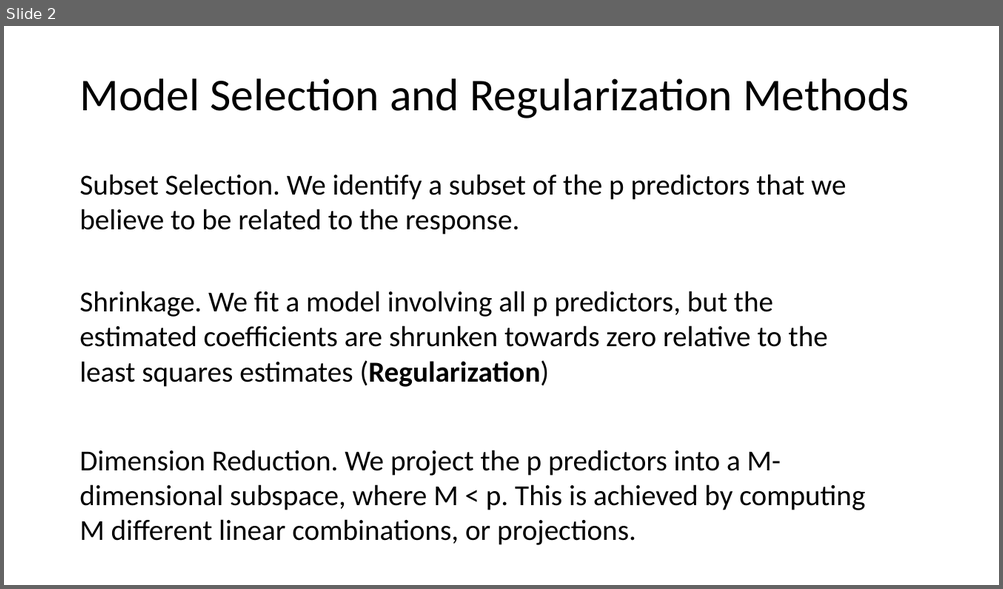
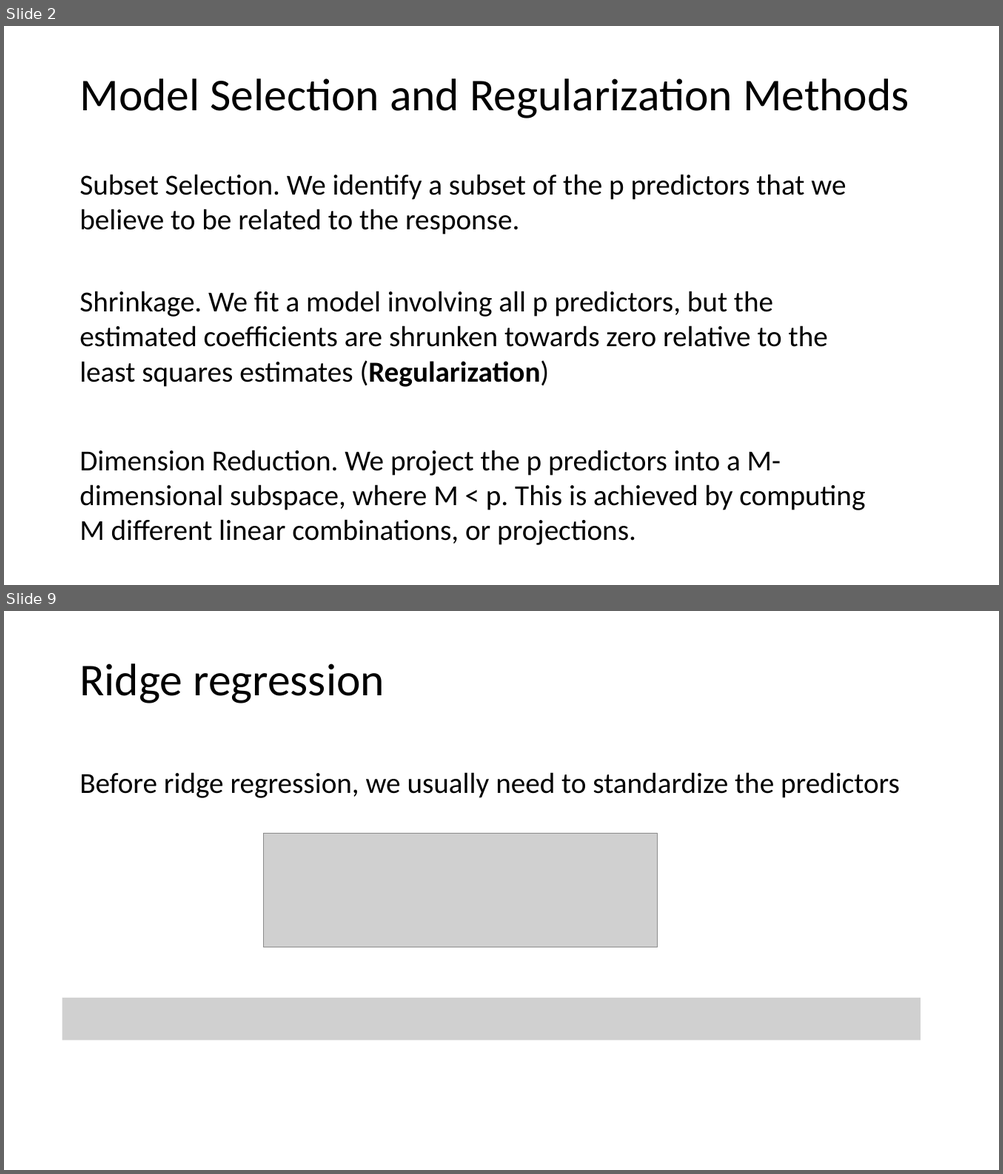
Before and after one commit to tianzheng4/tianzheng4.github.io, a slide deck: _umkc-teaching/slides/Lecture7.pptx. Shown one above the other, each under a label of ours: slide 2 before the commit, slides 2 and 9 after it; the slides between them are not shown. The pictures are 1003x589 and 1003x1174 pixels, drawn with LibreOffice and Linux fonts; fonts in the diff are those of the drawing; grey boxes stand for pictures. Boxes give left, top, right and bottom in pixels: in the first picture for what was removed or moved away, otherwise in the second. Text is boxed around its words. In the diff, an @@ line names an element or a change of style, - is before the commit and + after.

```diff
--- a/_umkc-teaching/slides/Lecture7.pptx
+++ b/_umkc-teaching/slides/Lecture7.pptx
@@ slide 9 added at <box>4,611,999,1170</box>, background #FFFFFF @@
@@ title added at <box>79,664,384,703</box>, 44 pt, text #000000 @@
+Ridge regression
@@ text added at <box>79,772,899,798</box>, 28 pt, text #000000 @@
+Before ridge regression, we usually need to standardize the predictors
@@ picture added at <box>263,834,657,948</box> @@
@@ picture added at <box>62,998,920,1041</box> @@
```
Also in this commit, not shown: 1 slide changed, 17 other slides added, 1 slide removed, 2 other files.
